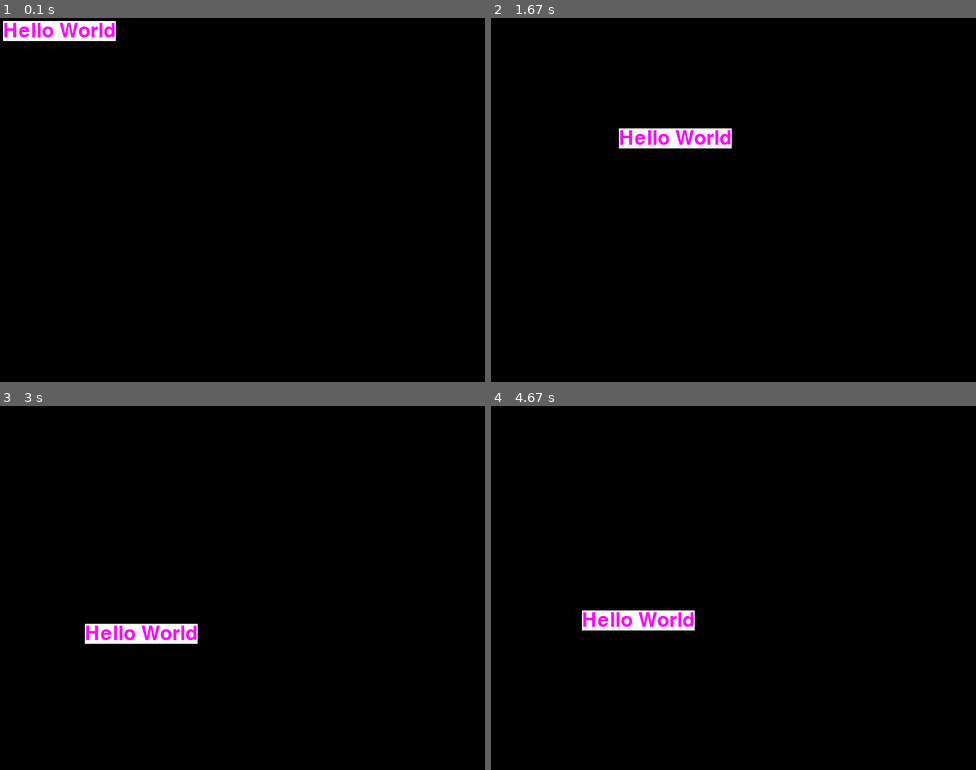
Above: before the commit, frames 1-4 (two rows, left to right).
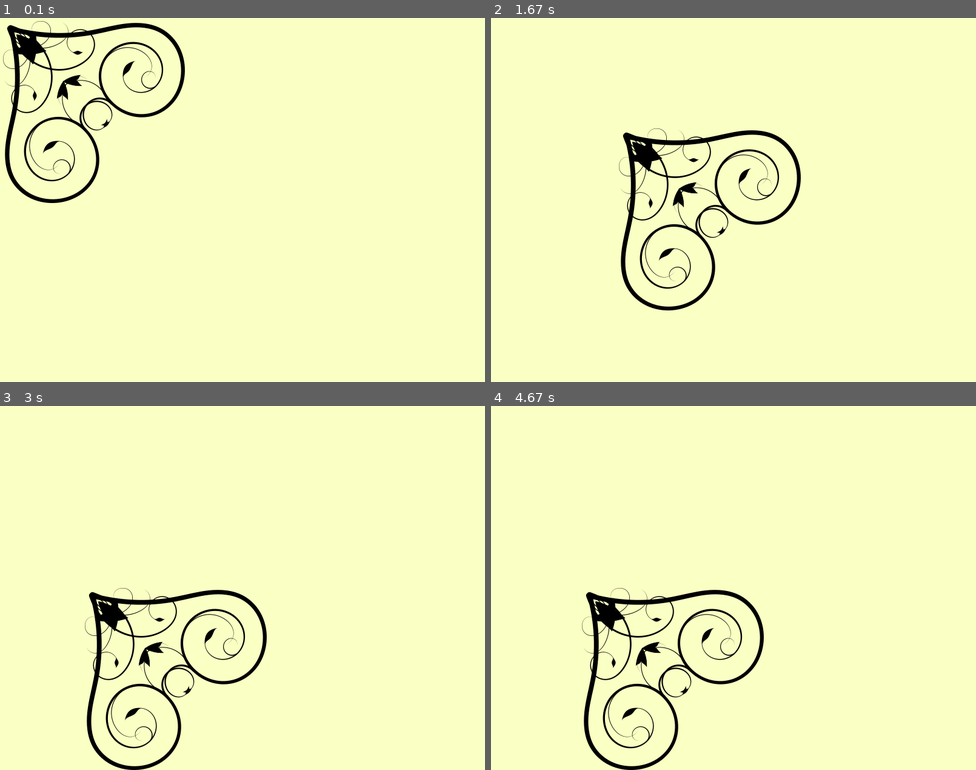
Above: after the commit, the same moments.

Repository: nmodi007/PyGames
Game: pygame game, started from MovingThings.py
Same seed, same stepped clock (60 frames per second), same inputs: the game is played once before the commit and once after it.
Inputs (mouse positions are in pixels of both pictures, inside the frame that each line leads up to):
- Up to frame 1 (0.1 s): no input
- Up to frame 2 (1.67 s): click (888, 189) at 0.38 s; click (782, 280) at 0.72 s; click (912, 327) at 1.05 s; click (617, 127) at 1.38 s
- Up to frame 3 (3 s): click (242, 631) at 1.72 s; click (174, 511) at 2.05 s; click (412, 682) at 2.38 s; click (87, 624) at 2.72 s
- Up to frame 4 (4.67 s): click (592, 518) at 3.05 s; click (617, 653) at 3.38 s; click (908, 671) at 3.72 s; click (588, 722) at 4.05 s; click (583, 609) at 4.38 s

The runs differ from the first frame. In frame 1, 98% of the frame differs, in the area x 0-100%, y 0-100%; in frame 2, 98%; in frame 3, 98%; in frame 4, 98%.

Commit message:
demos how to load an image object and how to make the mouse pointer invisible.

Diff:
--- a/MovingThings.py
+++ b/MovingThings.py
@@ -21,6 +21,11 @@
 directionX = 1
 directionY = 1
 
+image_obj = pygame.image.load("cool_image.png")
+image_obj_size = image_obj.get_size()
+
+pygame.mouse.set_visible(False)  # hide the mouse pointer
+
 while True:
 
     clock.tick(40)  # this game loop will run 40 times per second.
@@ -29,7 +34,7 @@
         if event == pygame.QUIT:
             sys.exit()
 
-    screen.fill((0, 0, 0))
+    screen.fill((250, 255, 195))
 
     mouse_position = pygame.mouse.get_pos()
 
@@ -41,7 +46,12 @@
     if y + hello_world_size[1] > 600:
         y = 600 - hello_world_size[1]
 
+    if x + image_obj_size[0] > 800:
+        x = 800 - image_obj_size[0]
 
-    screen.blit(hello_world, (x, y))  # use blit to place objects on the screen. provide x, y coordinates
+    if y + image_obj_size[1] > 600:
+        y = 600 - image_obj_size[1]
+
+    screen.blit(image_obj, (x, y))  # use blit to place objects on the screen. provide x, y coordinates
 
     pygame.display.update()
Binary file added: cool_image.png
